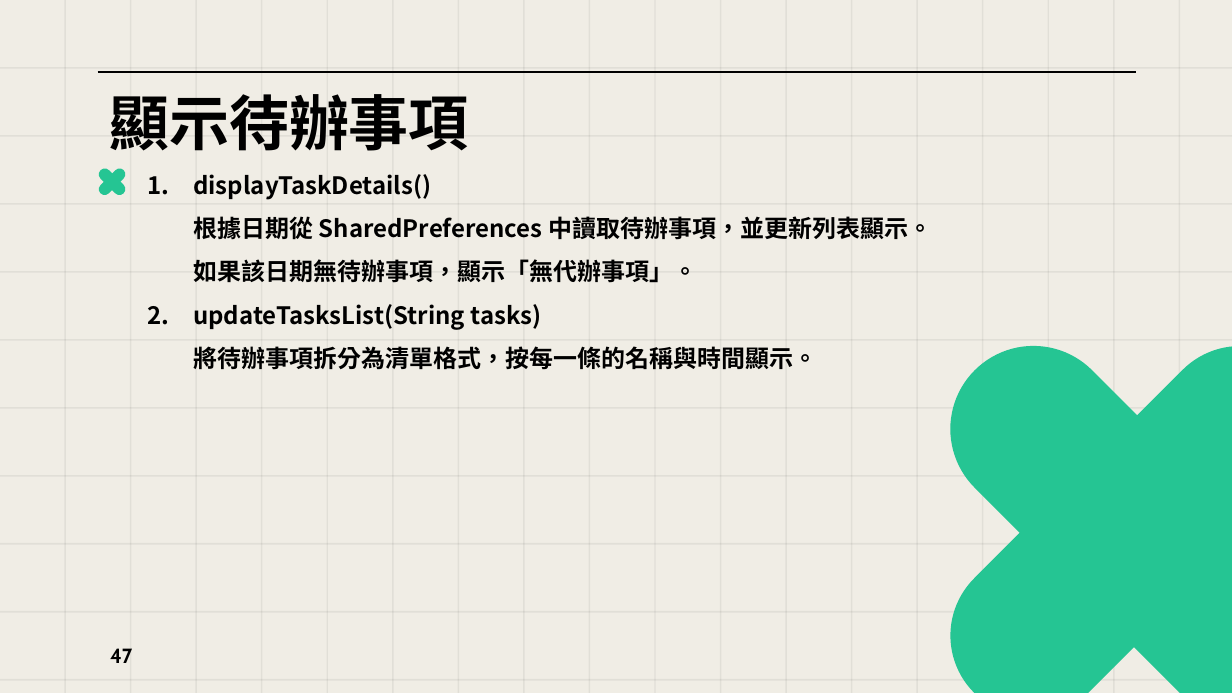
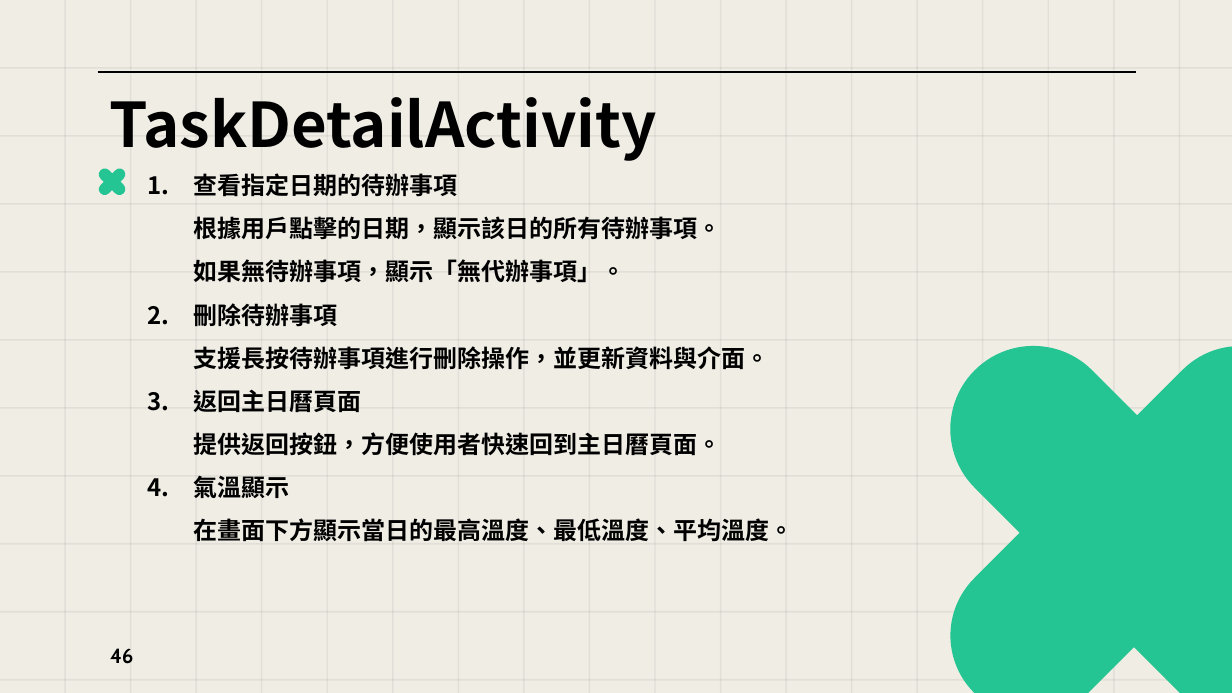
Before and after one commit to bhrtgbrt/Finalproject, a slide deck: slide 46 of 第七組_期末專題報告_日曆.pptx (slide 47 before the commit). Drawn at 1232x693 pixels with LibreOffice and Linux fonts; fonts in the diff are those of the drawing. Boxes give left, top, right and bottom in pixels: in the first picture for what was removed or moved away, otherwise in the second. Text is boxed around its words. In the diff, an @@ line names an element or a change of style, - is before the commit and + after.

Commit message:
demo影片、溫度API、PPT

```diff
--- a/第七組_期末專題報告_日曆.pptx
+++ b/第七組_期末專題報告_日曆.pptx
@@ title at (109, 97, 656, 161): text changed; size 35 to 36 pt @@
-顯示待辦事項
+TaskDetailActivity
@@ text at (193, 173, 794, 542): text changed @@
-1. displayTaskDetails()
-   根據日期從 SharedPreferences 中讀取待辦事項，並更新列表顯示。
-   如果該日期無待辦事項，顯示「無代辦事項」。
-2. updateTasksList(String tasks)
-   將待辦事項拆分為清單格式，按每一條的名稱與時間顯示。
+1. 查看指定日期的待辦事項
+   根據用戶點擊的日期，顯示該日的所有待辦事項。
+   如果無待辦事項，顯示「無代辦事項」。
+2. 刪除待辦事項
+   支援長按待辦事項進行刪除操作，並更新資料與介面。
+3. 返回主日曆頁面
+   提供返回按鈕，方便使用者快速回到主日曆頁面。
+4. 氣溫顯示
+   在畫面下方顯示當日的最高溫度、最低溫度、平均溫度。
@@ page number at (110, 648, 133, 664): text changed @@
-47
+46
```
Also in this commit, not shown: 13 other slides changed, 3 slides added, 7 slides removed, 44 other files.
